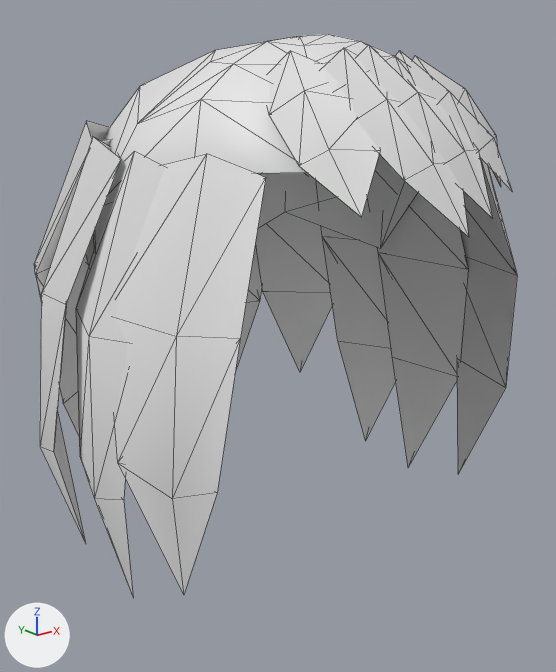
Before and after pictures for a commit that changed the glTF model docs/jeux/jeu-1/refonte/essai-style-4/modeles/femme-carre.glb.
Before and after are seen from a 50 mm camera at (-0.255, -0.301, 1.631) aimed at (-0.004, 0.012, 1.506). The lights are fixed; the arrows at lower left show +X, +Y and +Z. The picture after the commit comes second. Mesh edges are drawn as thin lines. Vertices at exactly the same position are counted once.

In view in the first picture: 'cheveux'.
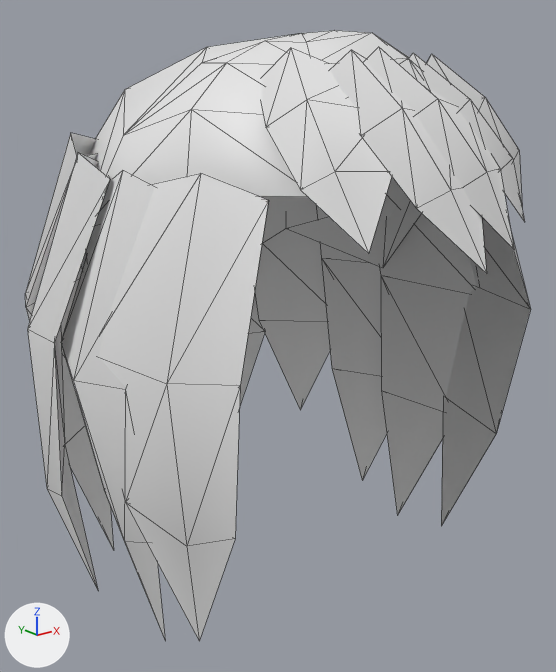
What differs and where, as boxes [x1, y1, x2, y2] in the pictures (556 x 672 px; the box of a moved part takes in the faces that stretch with it):
'cheveux', reshaped (9% taller): before [34, 34, 517, 596]; after [25, 30, 531, 641]
part 1 of me_cheveux, moved or reshaped: before [412, 55, 501, 187]; after [427, 54, 522, 205]
part 2 of me_cheveux, moved or reshaped: before [34, 34, 517, 596]; after [25, 30, 531, 641]

What changed in the scene script:
```text
Change me_cheveux:
    used by ob_cheveux; location = (0.0, 0.0, 0.0)
    remove me_cheveux.from_pydata(...)  # 191 vertices, 295 faces; spans x -0.128..0.127, y -0.112..0.137, z 1.385..1.658
    add me_cheveux.from_pydata(...)  # 191 vertices, 295 faces; spans x -0.13..0.128, y -0.122..0.141, z 1.352..1.659
    me_cheveux part 1: the loose piece of 10 vertices spanning x 0.015..0.07, y -0.077..-0.026, z 1.588..1.648 is multiplied about its middle by the matrix ((1.13, -0.002, 0.029), (0.003, 1.13, -0.032), (-0.029, 0.032, 1.129)), then moved by (0.004, -0.007, -0.005)
    me_cheveux part 2: 181 of 191 vertices moved; they spanned x -0.128..0.127, y -0.112..0.137, z 1.385..1.658 and now span x -0.13..0.128, y -0.122..0.141, z 1.352..1.659; mean shift (0.0, -0.002, -0.012); largest move (-0.102, 0.009, 1.385) -> (-0.086, 0.006, 1.352)
```
